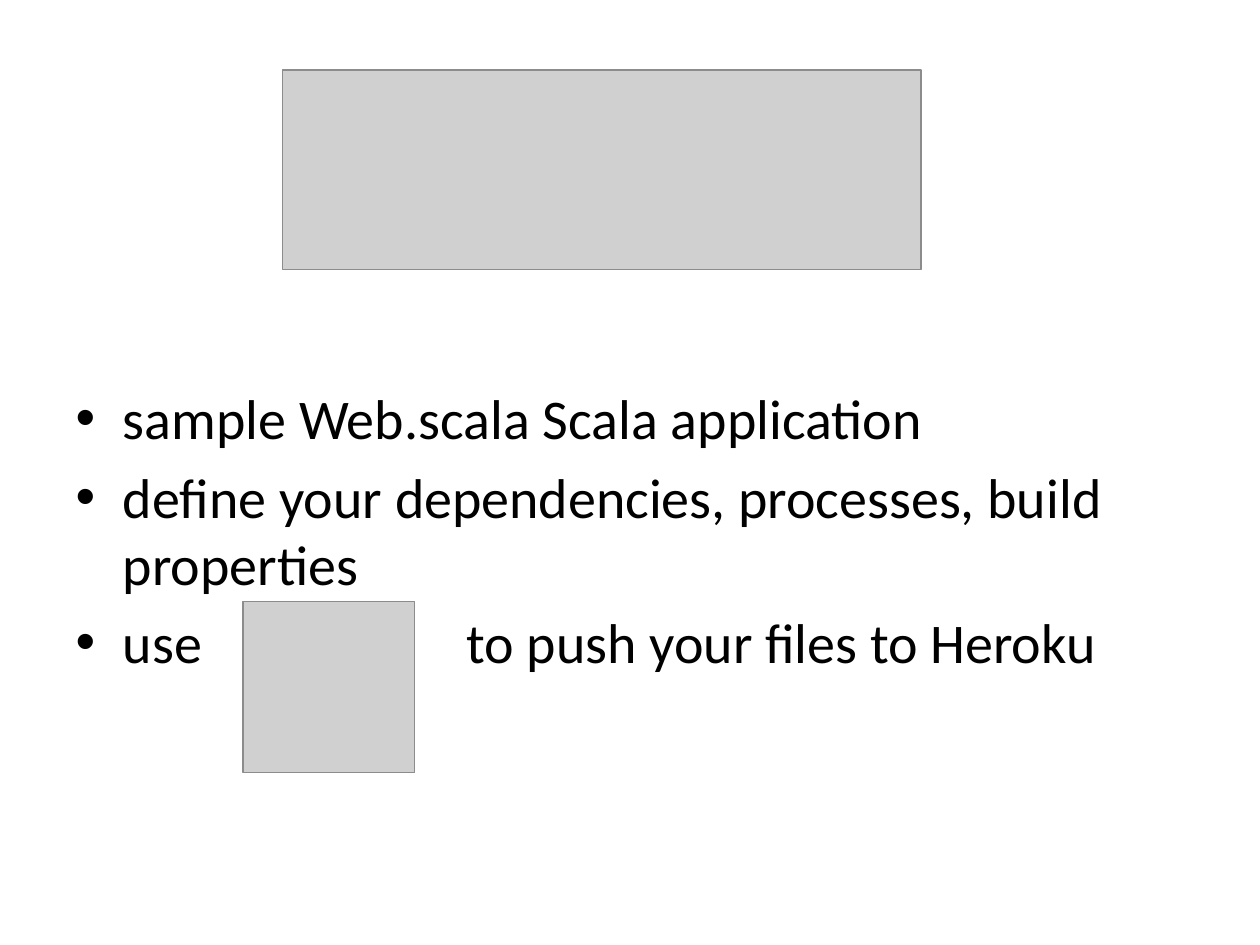
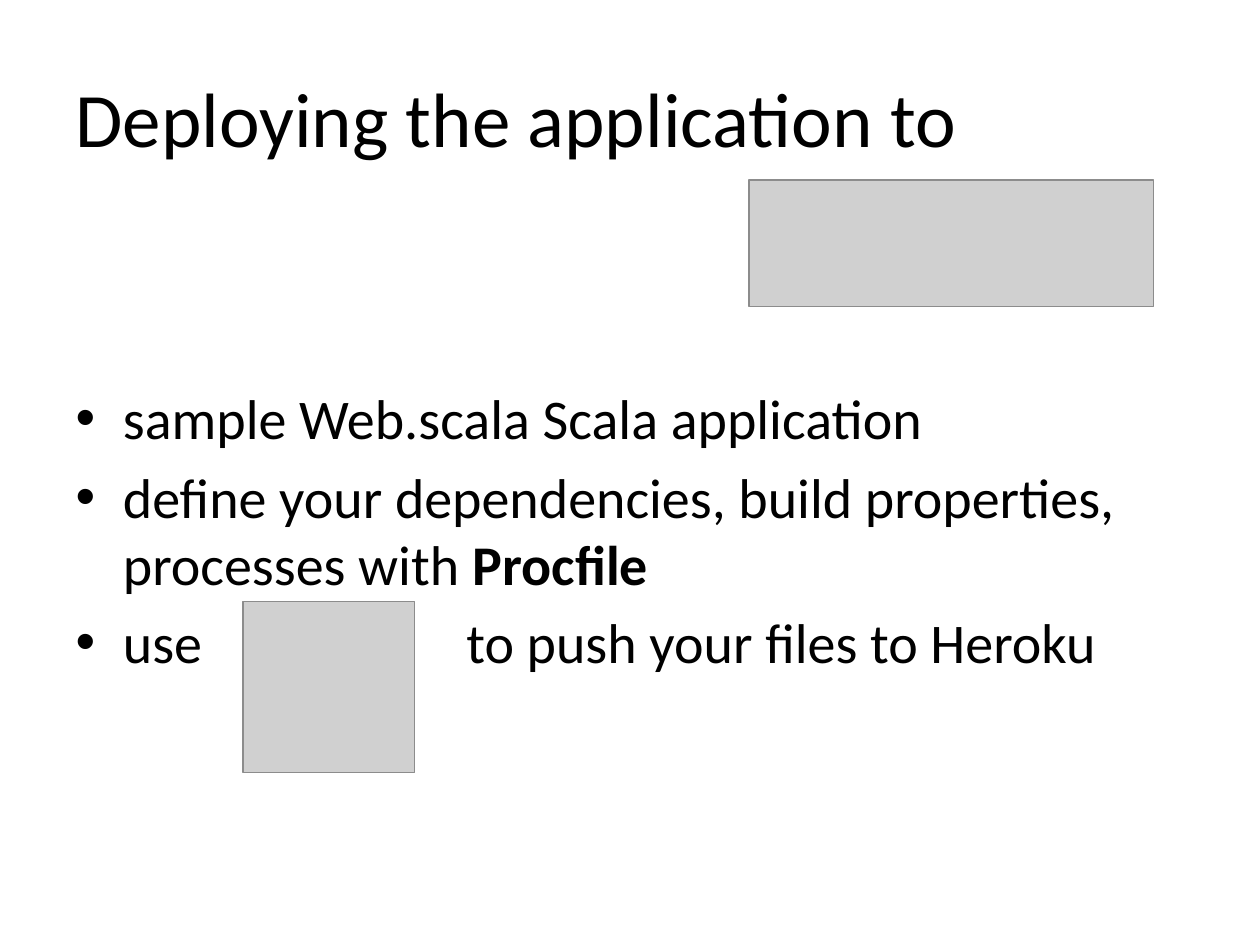
Before and after one commit to martadoberschuetz/scala, a slide deck: slide 17 of project presentation final.pptx (slide 20 before the commit). Drawn at 1260x945 pixels with LibreOffice and Linux fonts; fonts in the diff are those of the drawing; grey boxes stand for pictures. Boxes give left, top, right and bottom in pixels: in the first picture for what was removed or moved away, otherwise in the second. Text is boxed around its words. In the diff, an @@ line names an element or a change of style, - is before the commit and + after.

```diff
--- a/project presentation final.pptx
+++ b/project presentation final.pptx
@@ title added at box(76, 93, 956, 161), 44 pt, text #000000 @@
+Deploying the application to
@@ picture: place and size @@
-picture at box(282, 71, 921, 270)
+picture at box(748, 180, 1153, 306)
@@ text at box(123, 479, 1114, 594): text changed @@
-• define your dependencies, processes, build properties
+• define your dependencies, build properties, processes with Procfile
```
Also in this commit, not shown: 2 other slides changed, 1 slide added, 4 slides removed.
